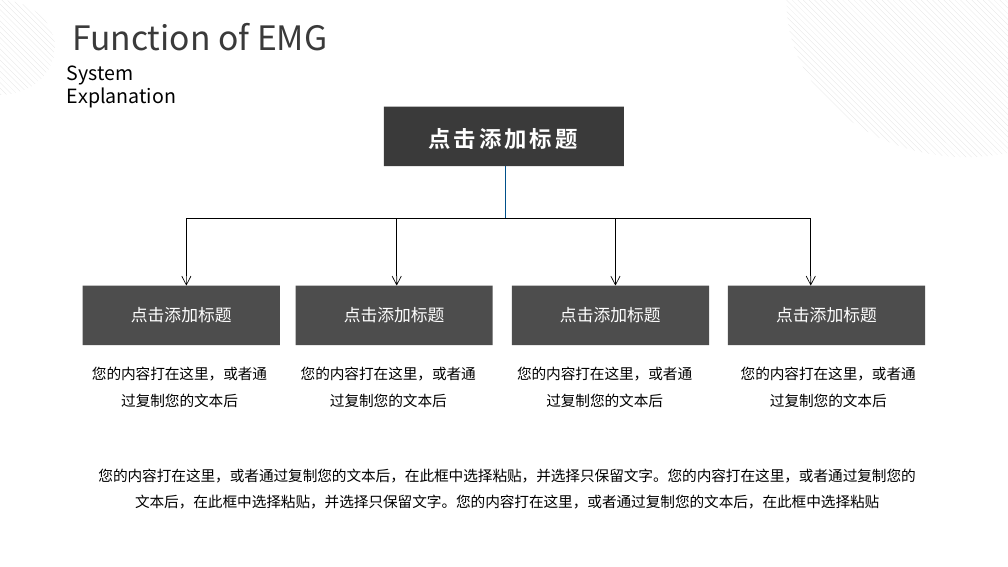
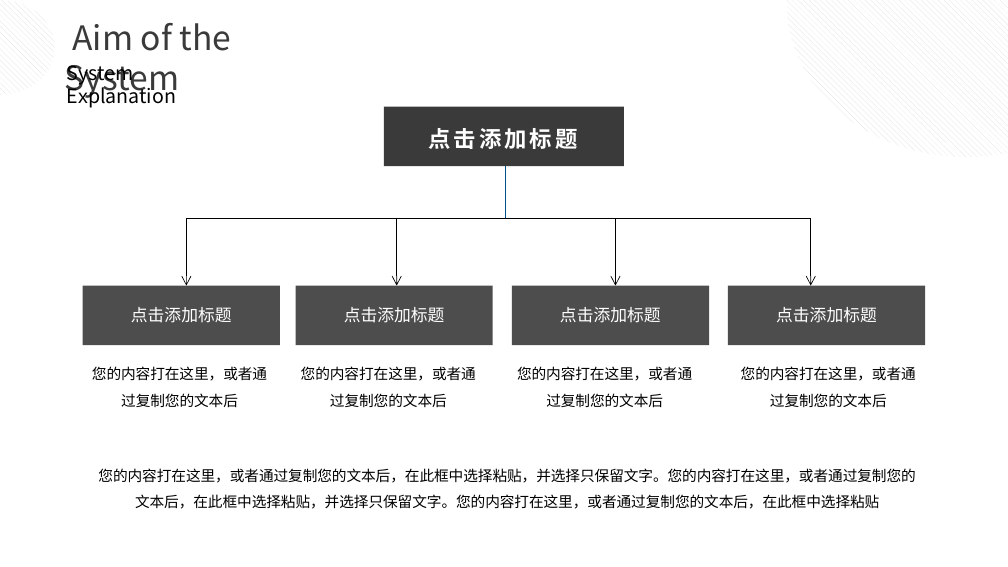
Before and after one commit to JannLeo/Summary-of-learning-experience, a slide deck: slide 14 of master/Modern Industry Practice/Phase2/毕业答辩 (09)---.pptx. Drawn at 1008x567 pixels with LibreOffice and Linux fonts; fonts in the diff are those of the drawing. Boxes give left, top, right and bottom in pixels: in the first picture for what was removed or moved away, otherwise in the second. Text is boxed around its words. In the diff, an @@ line names an element or a change of style, - is before the commit and + after.

```diff
--- a/master/Modern Industry Practice/Phase2/毕业答辩 (09)---.pptx
+++ b/master/Modern Industry Practice/Phase2/毕业答辩 (09)---.pptx
@@ text at (x1=67, y1=23, x2=231, y2=86): text changed @@
-Function of EMG
+Aim of the System
```
Also in this commit, not shown: 6 other files.
